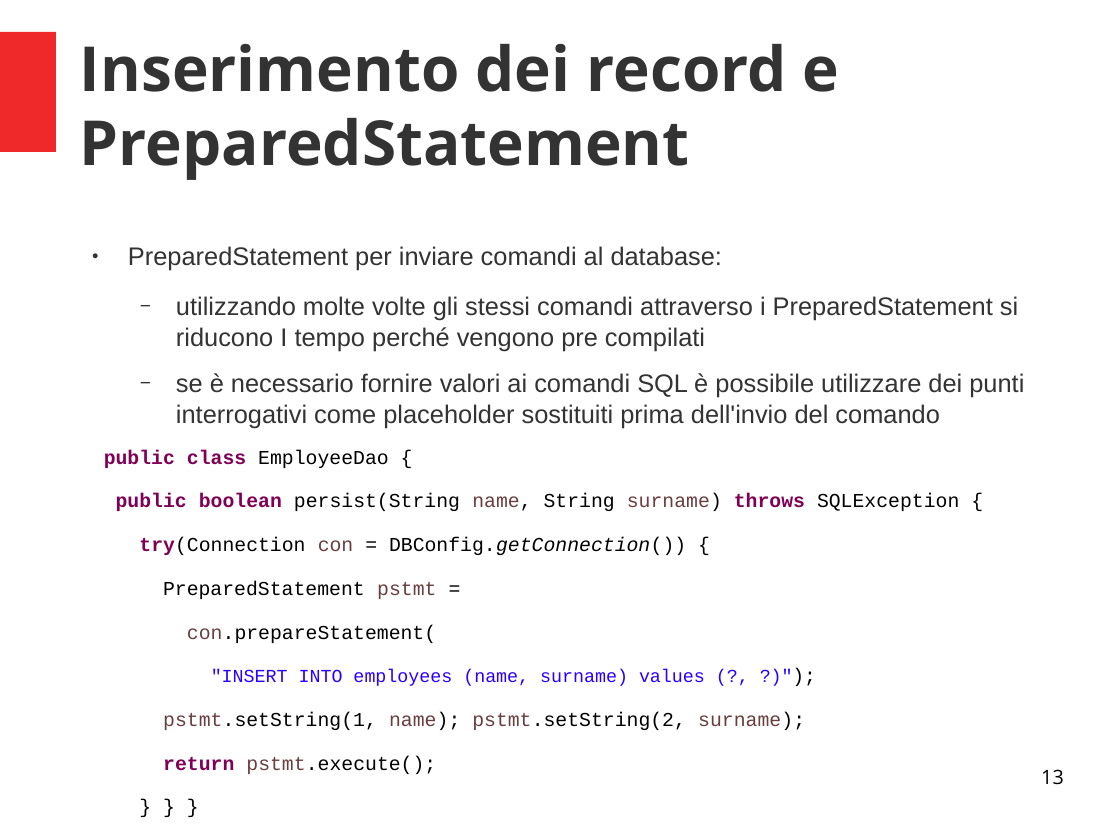
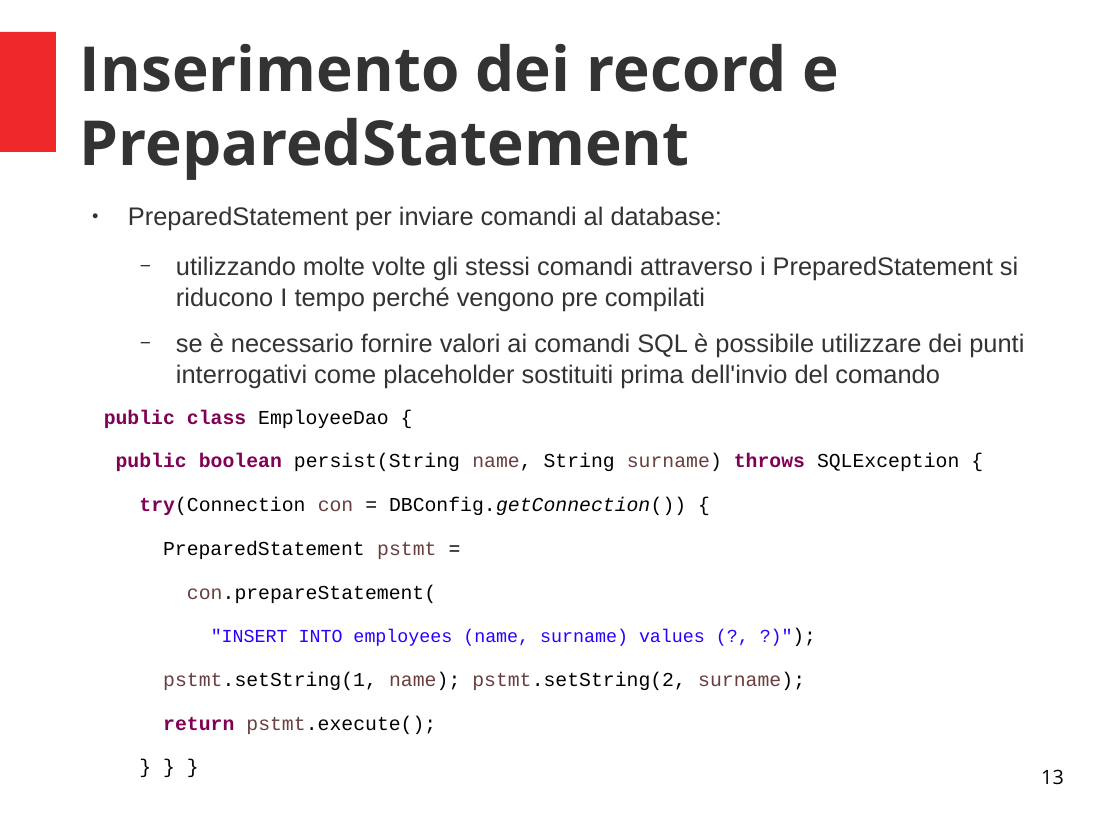
Before and after one commit to criluc/jdbc-tutorial, a slide deck: slide 13 of Introduzione a JDBC.odp. Drawn at 1120x840 pixels with LibreOffice and Linux fonts; fonts in the diff are those of the drawing. Boxes give left, top, right and bottom in pixels: in the first picture for what was removed or moved away, otherwise in the second. Text is boxed around its words. In the diff, an @@ line names an element or a change of style, - is before the commit and + after.

```diff
--- a/Introduzione a JDBC.odp
+++ b/Introduzione a JDBC.odp
@@ text "PreparedStatement per inviare comandi al ...": place and size @@
-text "PreparedStatement per inviare comandi al ..." at (104, 246, 1024, 730)
+text "PreparedStatement per inviare comandi al ..." at (104, 206, 1024, 690)
```
Also in this commit, not shown: 13 other slides changed, 3 other files.
